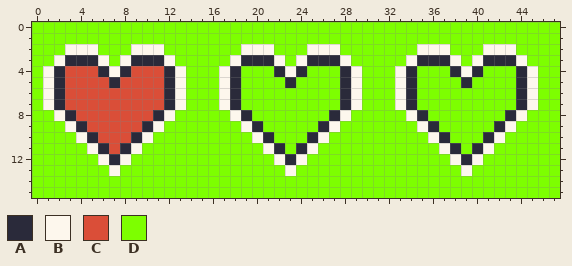
Edited in one commit: pixel-art sprite (assets/sprites/corazon_2.png). The picture above is the old version.
The file is 48x16 pixels.
Palette (. is transparent): A #2a2a3a  B #fdf7ed  C #da4e38  D #7dff00
Pixels before, first column x 0:
 0 DDDDDDDDDDDDDDDDDDDDDDDDDDDDDDDDDDDDDDDDDDDDDDDD
 1 DDDDDDDDDDDDDDDDDDDDDDDDDDDDDDDDDDDDDDDDDDDDDDDD
 2 DDDBBBDDDBBBDDDDDDDBBBDDDBBBDDDDDDDBBBDDDBBBDDDD
 3 DDBAAABDBAAABDDDDDBAAABDBAAABDDDDDBAAABDBAAABDDD
 4 DBACCCABACCCABDDDBADDDABADDDABDDDBADDDABADDDABDD
 5 DBACCCCACCCCABDDDBADDDDADDDDABDDDBADDDDADDDDABDD
 6 DBACCCCCCCCCABDDDBADDDDDDDDDABDDDBADDDDDDDDDABDD
 7 DBACCCCCCCCCABDDDBADDDDDDDDDABDDDBADDDDDDDDDABDD
 8 DDBACCCCCCCABDDDDDBADDDDDDDABDDDDDBADDDDDDDABDDD
 9 DDDBACCCCCABDDDDDDDBADDDDDABDDDDDDDBADDDDDABDDDD
10 DDDDBACCCABDDDDDDDDDBADDDABDDDDDDDDDBADDDABDDDDD
11 DDDDDBACABDDDDDDDDDDDBADABDDDDDDDDDDDBADABDDDDDD
12 DDDDDDBABDDDDDDDDDDDDDBABDDDDDDDDDDDDDBABDDDDDDD
13 DDDDDDDBDDDDDDDDDDDDDDDBDDDDDDDDDDDDDDDBDDDDDDDD
14 DDDDDDDDDDDDDDDDDDDDDDDDDDDDDDDDDDDDDDDDDDDDDDDD
15 DDDDDDDDDDDDDDDDDDDDDDDDDDDDDDDDDDDDDDDDDDDDDDDD
The result:
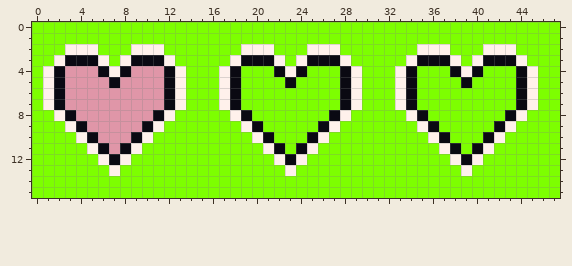
Diff:
colour A: #2a2a3a -> #0a0912
colour B: #fdf7ed -> #fff1eb
colour C: #da4e38 -> #e096a8
Boxes around the changes in both pictures, in picture pixels (x1, y1, x2, y2):
changed: (43, 44, 362, 176)
changed: (395, 44, 538, 176)
